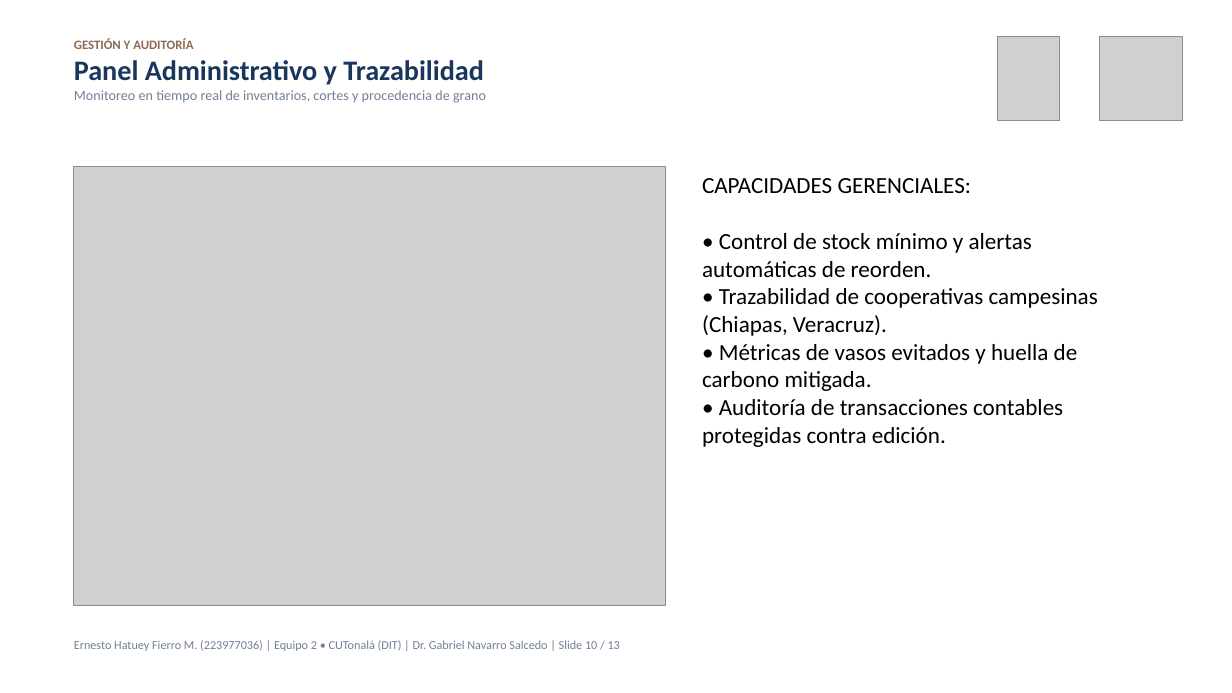
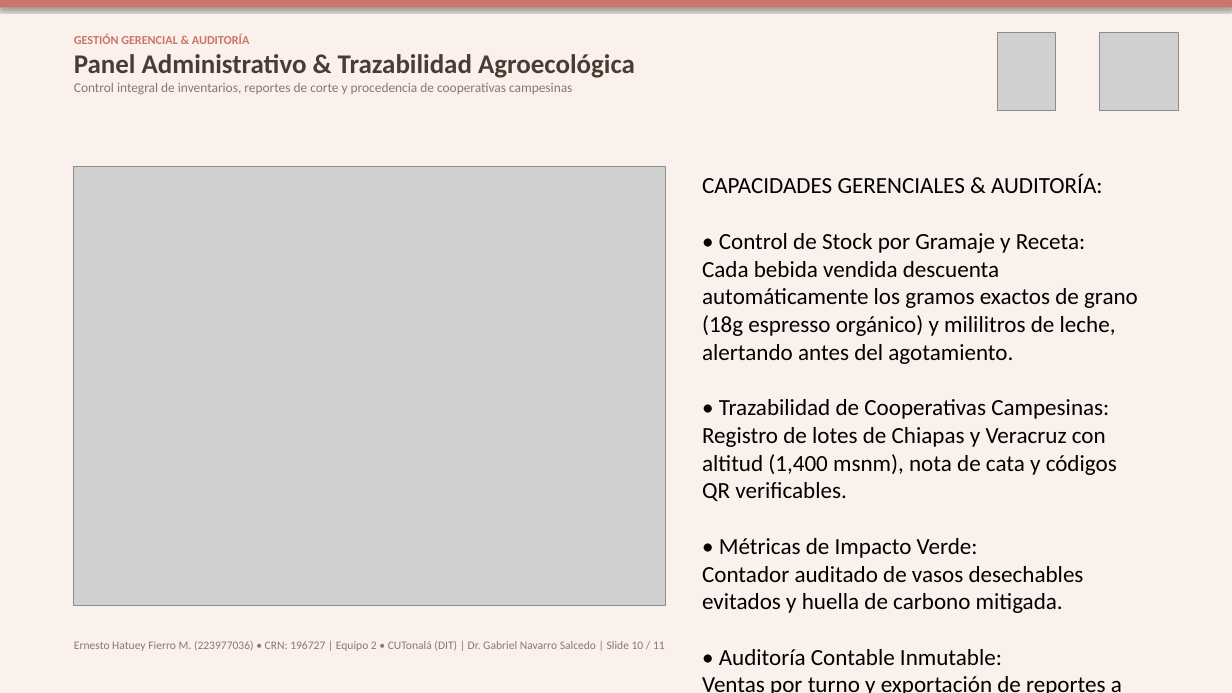
Before and after one commit to ErnestoFM/Proyecto, a slide deck: slide 10 of docs/presentacion/expodit/Presentacion_ExpoDIT_Monchis_Cafe.pptx. Drawn at 1232x693 pixels with LibreOffice and Linux fonts; fonts in the diff are those of the drawing; grey boxes stand for pictures. Boxes give left, top, right and bottom in pixels: in the first picture for what was removed or moved away, otherwise in the second. Text is boxed around its words. In the diff, an @@ line names an element or a change of style, - is before the commit and + after.

```diff
--- a/docs/presentacion/expodit/Presentacion_ExpoDIT_Monchis_Cafe.pptx
+++ b/docs/presentacion/expodit/Presentacion_ExpoDIT_Monchis_Cafe.pptx
@@ background #FFFFFF to #FBF1EC @@
@@ rectangle added at (0, 0, 1232, 7), fill #C97567 @@
@@ text at (74, 34, 635, 94): text changed; size 11 to 10.5 pt; text colour #718096 to #8A776D @@
-GESTIÓN Y AUDITORÍA
-Panel Administrativo y Trazabilidad
-Monitoreo en tiempo real de inventarios, cortes y procedencia de grano
+GESTIÓN GERENCIAL & AUDITORÍA
+Panel Administrativo & Trazabilidad Agroecológica
+Control integral de inventarios, reportes de corte y procedencia de cooperativas campesinas
@@ picture: place and size @@
-picture at (998, 37, 1059, 120)
+picture at (998, 32, 1056, 111)
@@ picture: place and size @@
-picture at (1100, 37, 1183, 120)
+picture at (1100, 32, 1178, 111)
@@ text at (702, 174, 1138, 693): text changed @@
-CAPACIDADES GERENCIALES:
-• Control de stock mínimo y alertas automáticas de reorden.
-• Trazabilidad de cooperativas campesinas (Chiapas, Veracruz).
-• Métricas de vasos evitados y huella de carbono mitigada.
-• Auditoría de transacciones contables protegidas contra edición.
+CAPACIDADES GERENCIALES & AUDITORÍA:
+• Control de Stock por Gramaje y Receta:
+Cada bebida vendida descuenta automáticamente los gramos exactos de grano (18g espresso orgánico) y mililitros de leche, alertando antes del agotamiento.
+• Trazabilidad de Cooperativas Campesinas:
+Registro de lotes de Chiapas y Veracruz con altitud (1,400 msnm), nota de cata y códigos QR verificables.
+• Métricas de Impacto Verde:
+Contador auditado de vasos desechables evitados y huella de carbono mitigada.
+• Auditoría Contable Inmutable:
+Ventas por turno y exportación de reportes a PDF y hojas de cálculo para el auditor.
@@ text at (74, 641, 665, 651): text changed; size 9.5 to 9 pt; text colour #718096 to #8A776D @@
-Ernesto Hatuey Fierro M. (223977036) | Equipo 2 • CUTonalá (DIT) | Dr. Gabriel Navarro Salcedo | Slide 10 / 13
+Ernesto Hatuey Fierro M. (223977036) • CRN: 196727 | Equipo 2 • CUTonalá (DIT) | Dr. Gabriel Navarro Salcedo | Slide 10 / 11
```
Also in this commit, not shown: 9 other slides changed, 1 slide added, 3 slides removed, 11 other files.
